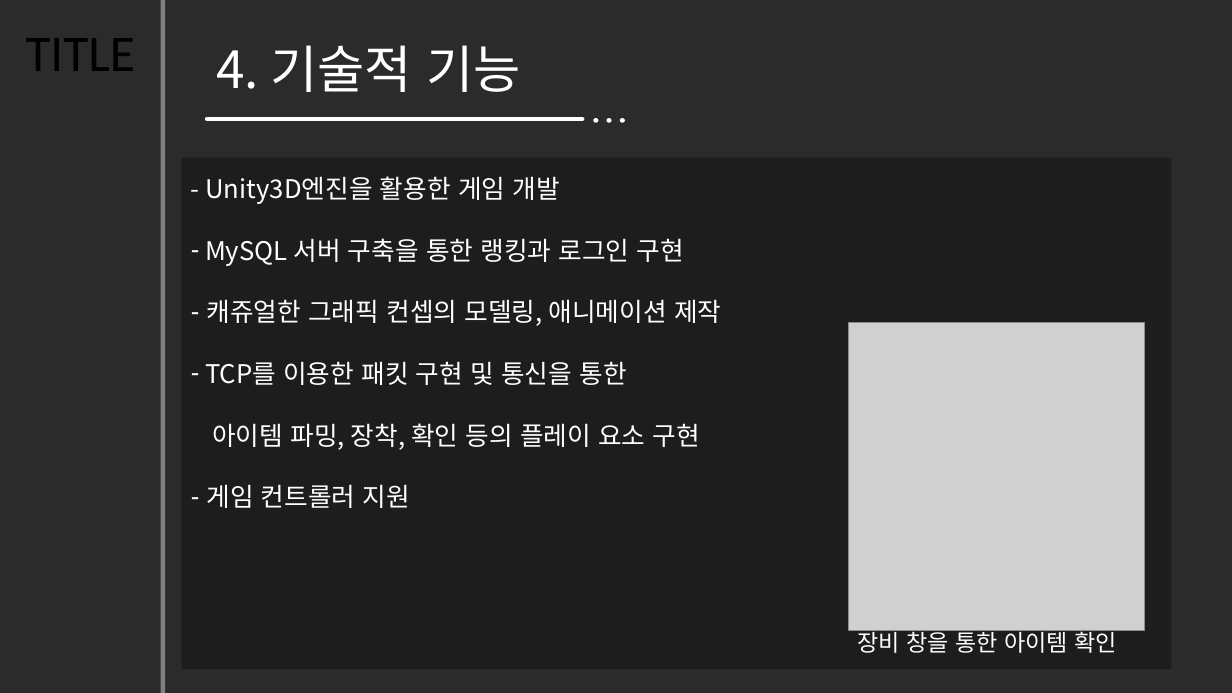
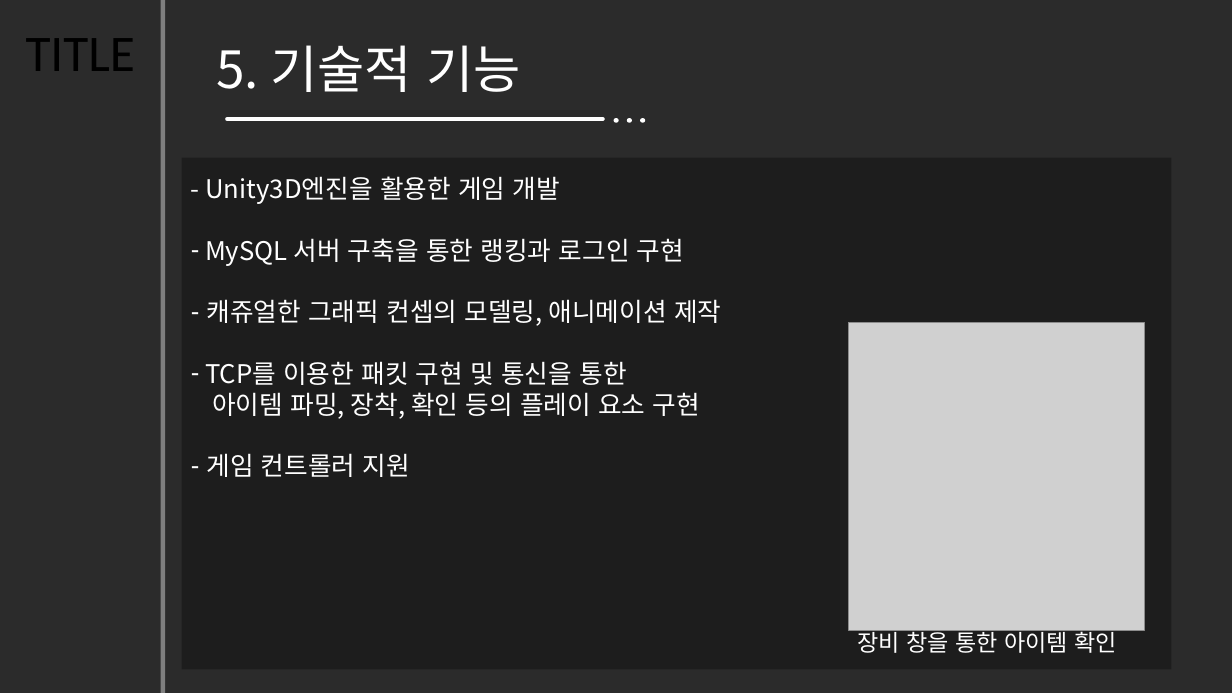
Before and after one commit to hajeongyeon/capstone_design, a slide deck: slide 7 of planning/졸업작품 제안서.pptx (slide 5 before the commit). Drawn at 1232x693 pixels with LibreOffice and Linux fonts; fonts in the diff are those of the drawing; grey boxes stand for pictures; background and template pictures are left out; a plain dark background stands for a picture behind light text. Boxes give left, top, right and bottom in pixels: in the first picture for what was removed or moved away, otherwise in the second. Text is boxed around its words. In the diff, an @@ line names an element or a change of style, - is before the commit and + after.

Commit message:
타 게임과의 비교 추가

```diff
--- a/planning/졸업작품 제안서.pptx
+++ b/planning/졸업작품 제안서.pptx
@@ text at <box>216,45,520,92</box>: text changed @@
-4. 기술적 기능
+5. 기술적 기능
@@ 3 ellipses, 1 line: place and size @@
-3 ellipses, 1 line at <box>207,118,625,123</box>
+3 ellipses, 1 line at <box>227,118,645,123</box>
@@ text "- Unity3D엔진을 활용한 게임 개발" rewrapped from <box>205,176,721,508</box> to <box>205,176,721,477</box> @@
```
Also in this commit, not shown: 7 other slides changed, 3 slides added.
